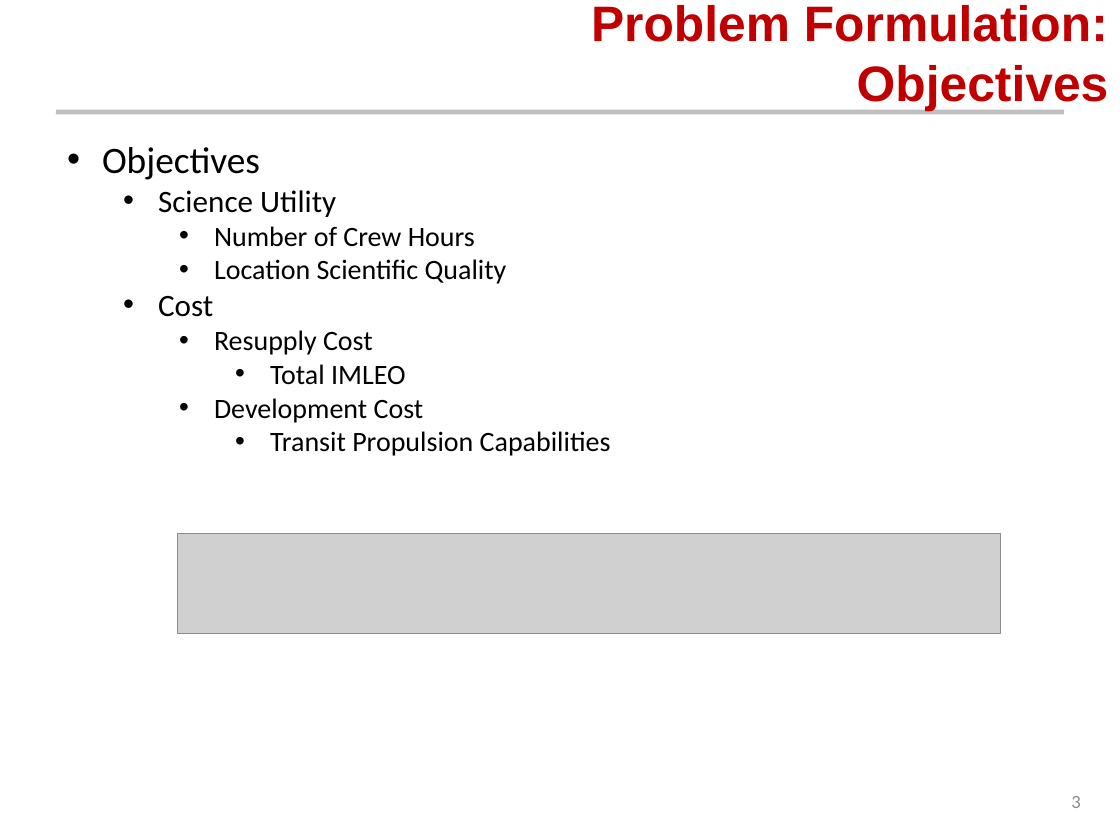
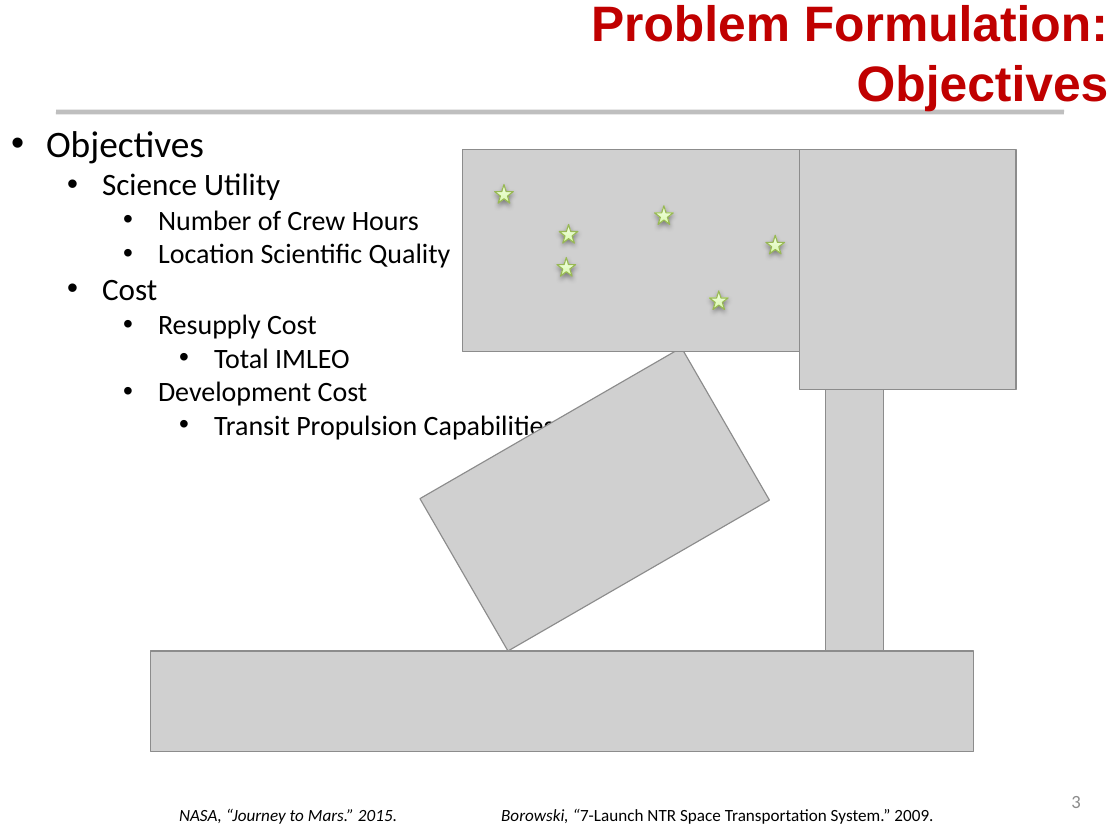
Before and after one commit to AeroSigma/Mars2040, a slide deck: slide 3 of MSDO/Assignment5/Mars 2040 Optimization Presentation.pptx. Drawn at 1120x840 pixels with LibreOffice and Linux fonts; fonts in the diff are those of the drawing; grey boxes stand for pictures; background and template pictures are left out. Boxes give left, top, right and bottom in pixels: in the first picture for what was removed or moved away, otherwise in the second. Text is boxed around its words. In the diff, an @@ line names an element or a change of style, - is before the commit and + after.

Commit message:
updating presentation slides
nice pictures in first few slides

```diff
--- a/MSDO/Assignment5/Mars 2040 Optimization Presentation.pptx
+++ b/MSDO/Assignment5/Mars 2040 Optimization Presentation.pptx
@@ text "Objectives": place and size @@
-text "Objectives" at bbox=[102, 147, 611, 456]
+text "Objectives" at bbox=[46, 131, 555, 442]
@@ picture added at bbox=[463, 150, 866, 352] @@
@@ picture added at bbox=[800, 150, 1016, 390] @@
@@ star added at bbox=[495, 185, 514, 204], fill gradient #DAFDA7 to #E4FCC2 to #F5FFE7, outline #98B955 0.75 pt @@
@@ star added at bbox=[654, 206, 673, 225], fill gradient #DAFDA7 to #E4FCC2 to #F5FFE7, outline #98B955 0.75 pt @@
@@ star added at bbox=[559, 224, 578, 243], fill gradient #DAFDA7 to #E4FCC2 to #F5FFE7, outline #98B955 0.75 pt @@
@@ star added at bbox=[766, 235, 785, 254], fill gradient #DAFDA7 to #E4FCC2 to #F5FFE7, outline #98B955 0.75 pt @@
@@ star added at bbox=[557, 258, 576, 277], fill gradient #DAFDA7 to #E4FCC2 to #F5FFE7, outline #98B955 0.75 pt @@
@@ star added at bbox=[709, 291, 728, 310], fill gradient #DAFDA7 to #E4FCC2 to #F5FFE7, outline #98B955 0.75 pt @@
@@ picture added at bbox=[420, 347, 770, 651] @@
@@ picture added at bbox=[825, 390, 884, 652] @@
@@ picture: place and size @@
-picture at bbox=[177, 533, 1000, 634]
+picture at bbox=[151, 651, 974, 752]
@@ text added at bbox=[179, 809, 397, 824], 11 pt, text #000000, italic @@
+NASA, “Journey to Mars.” 2015.
@@ text added at bbox=[501, 809, 933, 824], 11 pt, text #000000 @@
+Borowski, “7-Launch NTR Space Transportation System.” 2009.
```
Also in this commit, not shown: 3 other slides changed.
